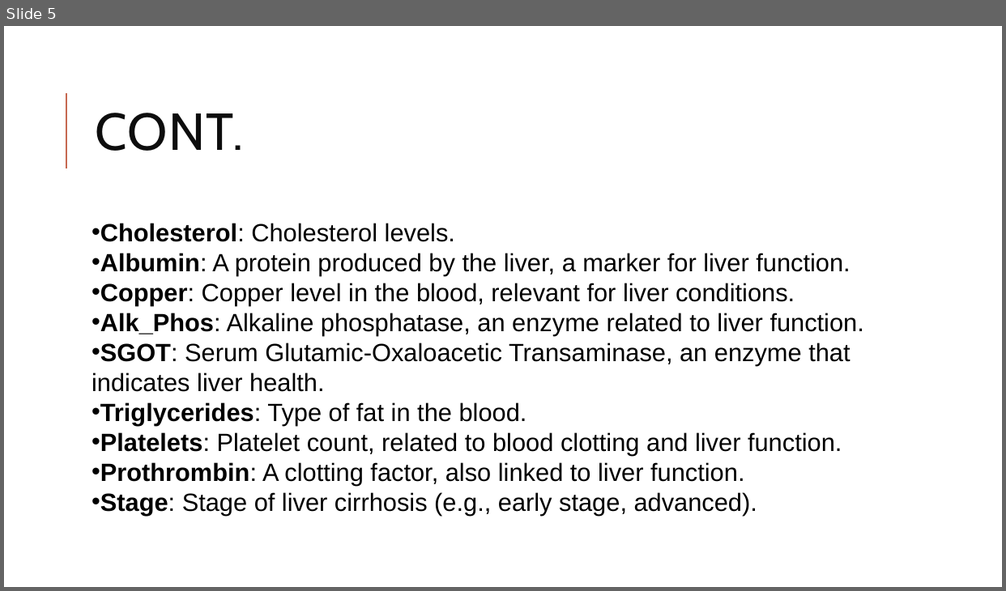
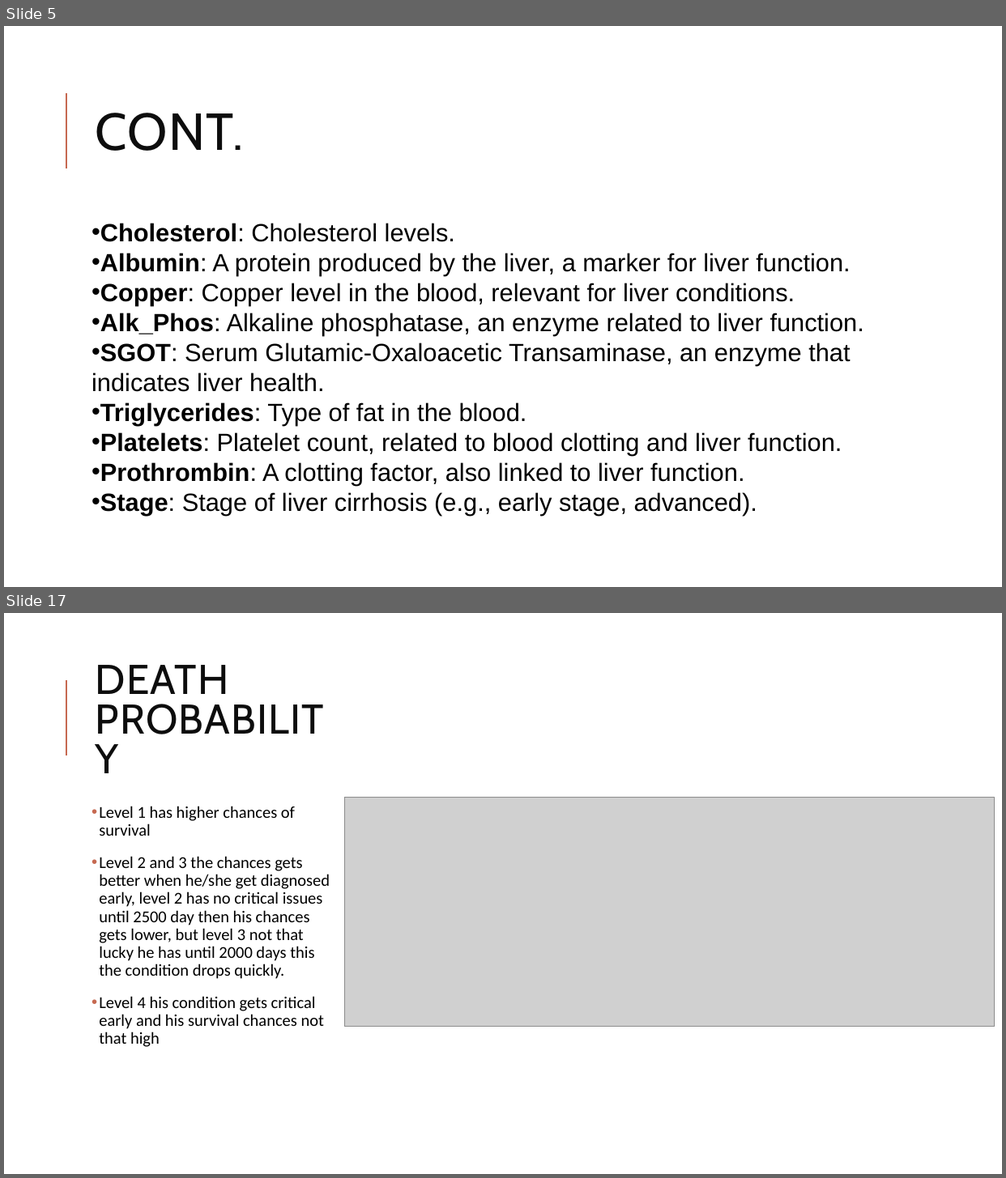
Before and after one commit to Yahia-Ragab/Depi, a slide deck: Depi prject 3.pptx. Shown one above the other, each under a label of ours: slide 5 before the commit, slides 5 and 17 after it; the slides between them are not shown. The pictures are 1006x591 and 1006x1178 pixels, drawn with LibreOffice and Linux fonts; fonts in the diff are those of the drawing; grey boxes stand for pictures. Boxes give left, top, right and bottom in pixels: in the first picture for what was removed or moved away, otherwise in the second. Text is boxed around its words. In the diff, an @@ line names an element or a change of style, - is before the commit and + after.

```diff
--- a/Depi prject 3.pptx
+++ b/Depi prject 3.pptx
@@ slide 17 added at [4,613,1002,1174], background #FFFFFF; not listed: 1 template element that a slide beside it also shows @@
@@ text added at [96,665,229,694], 40 pt, text #0D0D0D @@
+DEATH PROBABILITY
@@ text added at [99,806,330,1047], 16 pt, text #000000 @@
+• Level 1 has higher chances of survival
+• Level 2 and 3 the chances gets better when he/she get diagnosed early, level 2 has no critical issues until 2500 day then his chances gets lower, but level 3 not that lucky he has until 2000 days this the condition drops quickly.
+• Level 4 his condition gets critical early and his survival chances not that high
@@ picture added at [345,798,995,1027] @@
```
Also in this commit, not shown: 15 slides changed, 5 other slides added, 1 slide removed.
